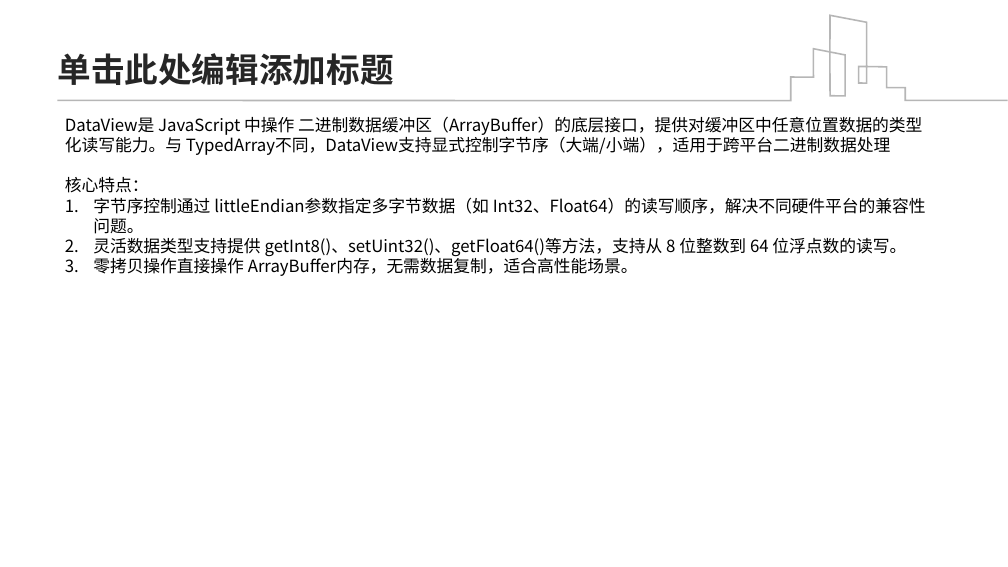
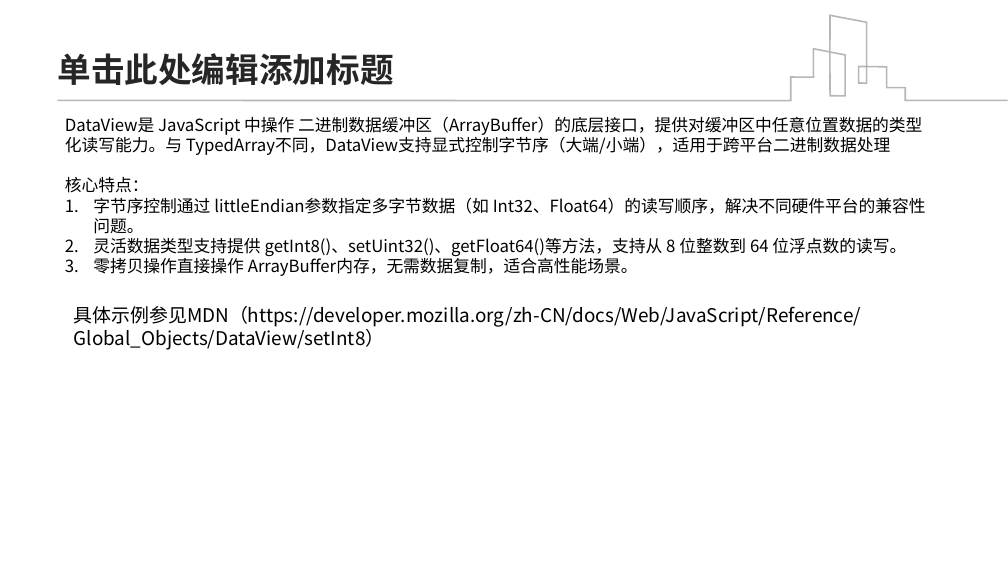
Before and after one commit to ClimbYU/js-binary-system, a slide deck: slide 9 of 关于前端二进制.pptx. Drawn at 1008x567 pixels with LibreOffice and Linux fonts; fonts in the diff are those of the drawing. Boxes give left, top, right and bottom in pixels: in the first picture for what was removed or moved away, otherwise in the second. Text is boxed around its words. In the diff, an @@ line names an element or a change of style, - is before the commit and + after.

```diff
--- a/关于前端二进制.pptx
+++ b/关于前端二进制.pptx
@@ text added at (74,306,861,350), 18 pt, text #000000 @@
+具体示例参见MDN（https://developer.mozilla.org/zh-CN/docs/Web/JavaScript/Reference/Global_Objects/DataView/setInt8）
```
Also in this commit, not shown: 9 slides removed, 2 other files.
